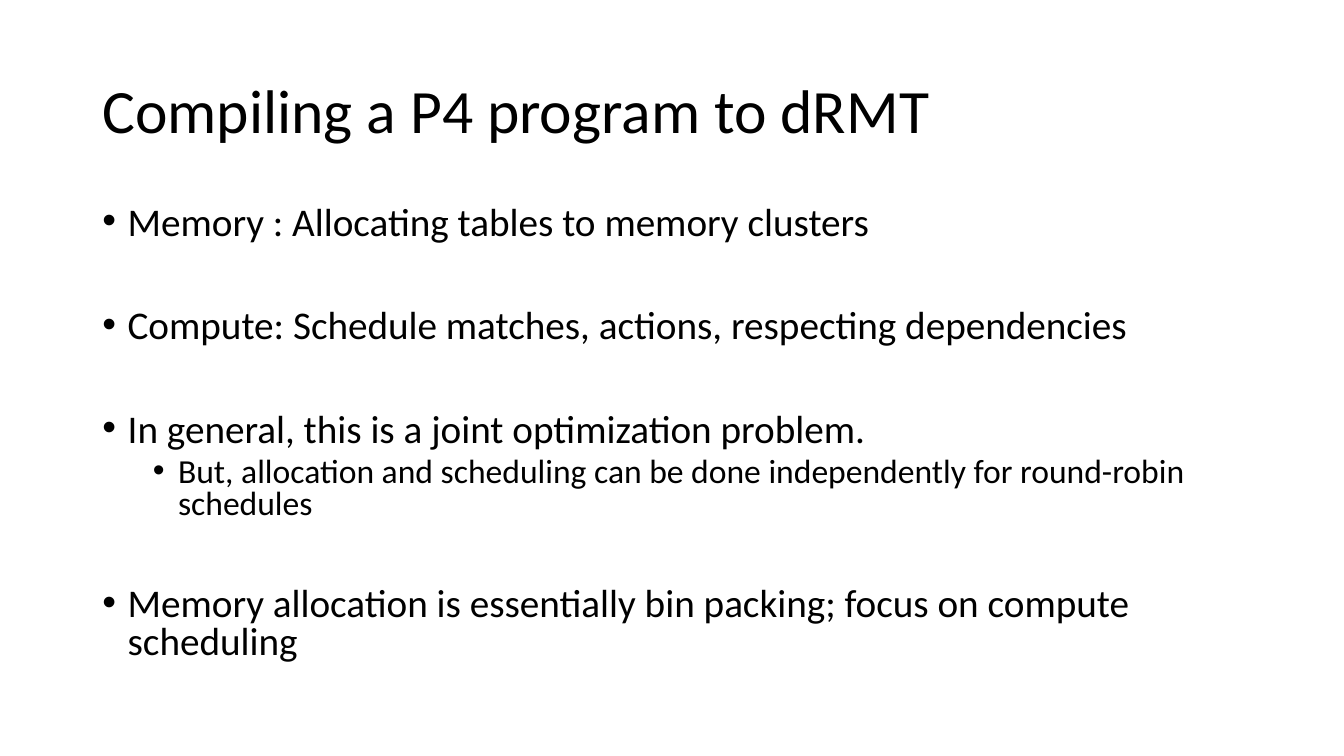
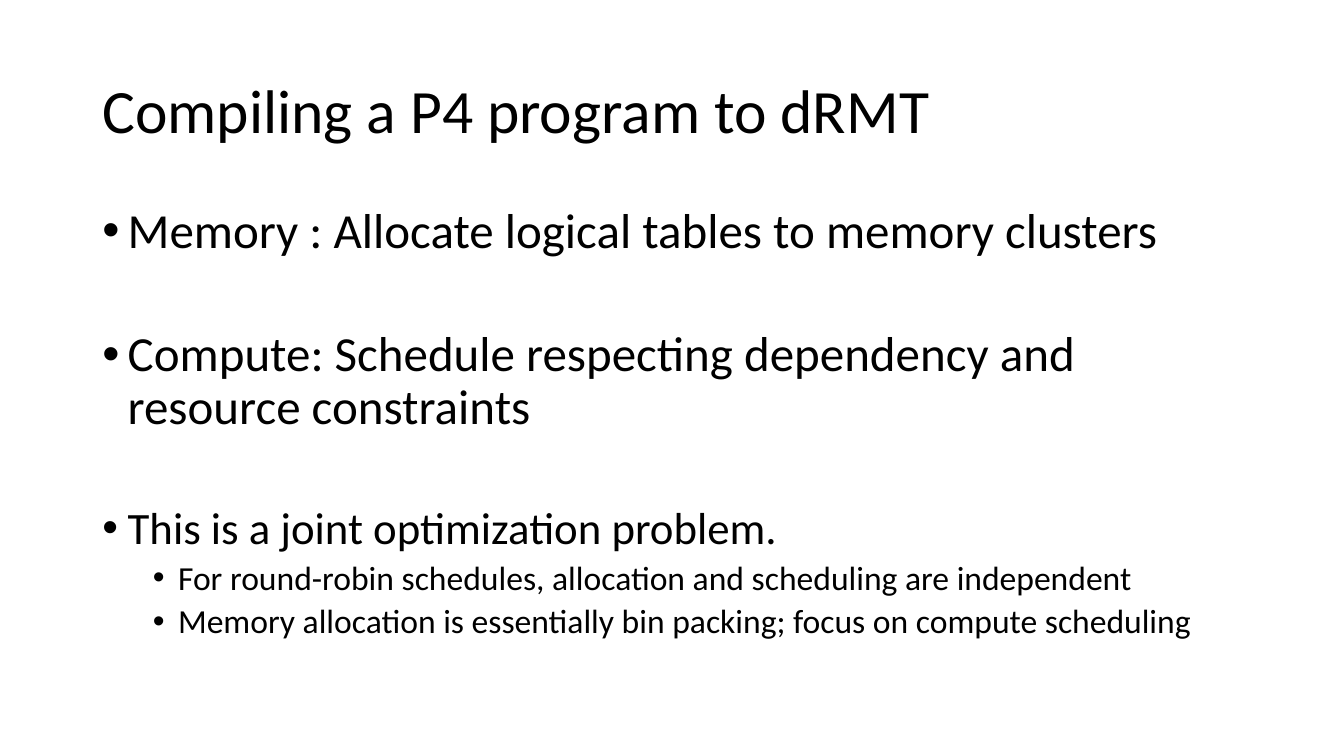
Before and after one commit to anirudhSK/drmt_talk, a slide deck: slide 15 of drmt.pptx. Drawn at 1344x756 pixels with LibreOffice and Linux fonts; fonts in the diff are those of the drawing. Boxes give left, top, right and bottom in pixels: in the first picture for what was removed or moved away, otherwise in the second. Text is boxed around its words. In the diff, an @@ line names an element or a change of style, - is before the commit and + after.

```diff
--- a/drmt.pptx
+++ b/drmt.pptx
@@ text at box(128, 214, 1157, 596): text changed; size 28 to 35 pt @@
-• Memory : Allocating tables to memory clusters
-• Compute: Schedule matches, actions, respecting dependencies
-• In general, this is a joint optimization problem.
-  • But, allocation and scheduling can be done independently for round-robin schedules
+• Memory : Allocate logical tables to memory clusters
+• Compute: Schedule respecting dependency and resource constraints
+• This is a joint optimization problem.
+  • For round-robin schedules, allocation and scheduling are independent
@@ text at box(178, 609, 1191, 639): size 28 to 24 pt in "Memory allocation is essentially bin packing; focus ..."; list level 1 to 2 in "Memory allocation is essentially bin ..."; line spacing 0.8 to 0.9 @@
```
Also in this commit, not shown: 11 other slides changed, 3 slides added, 2 slides removed.
